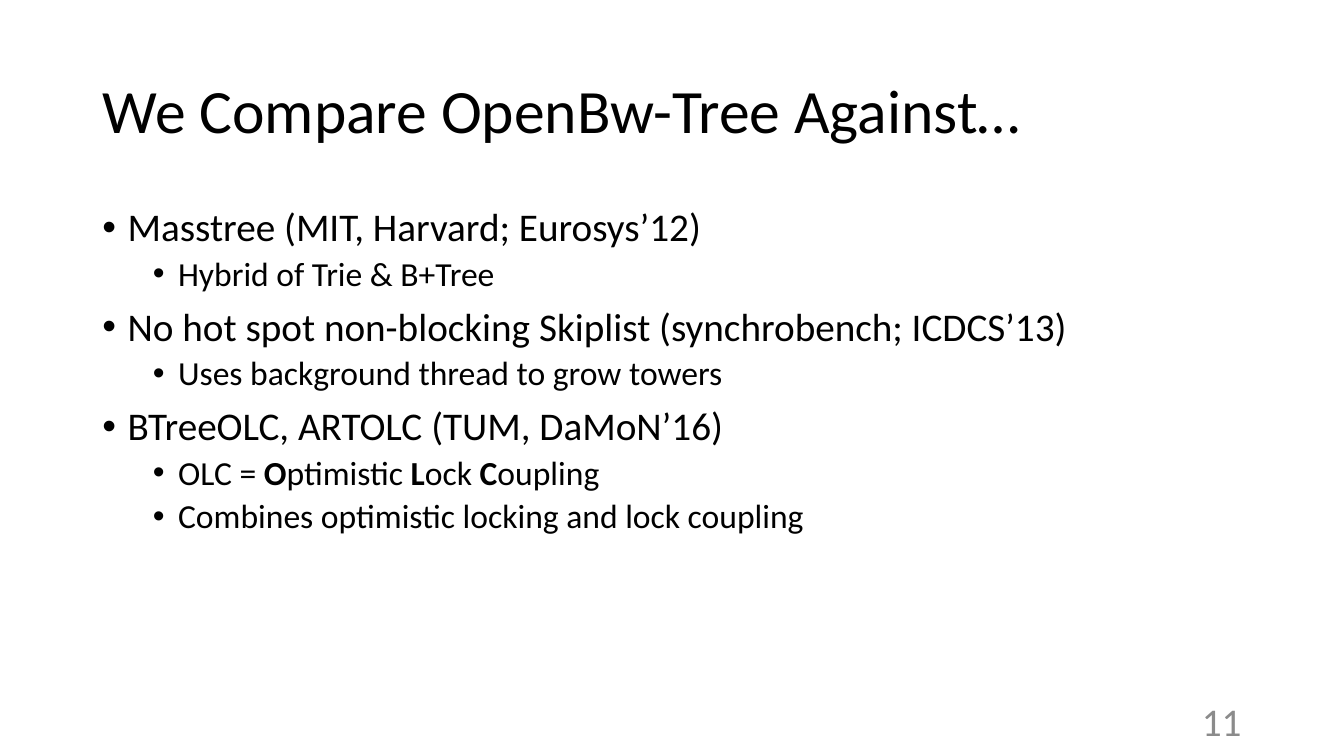
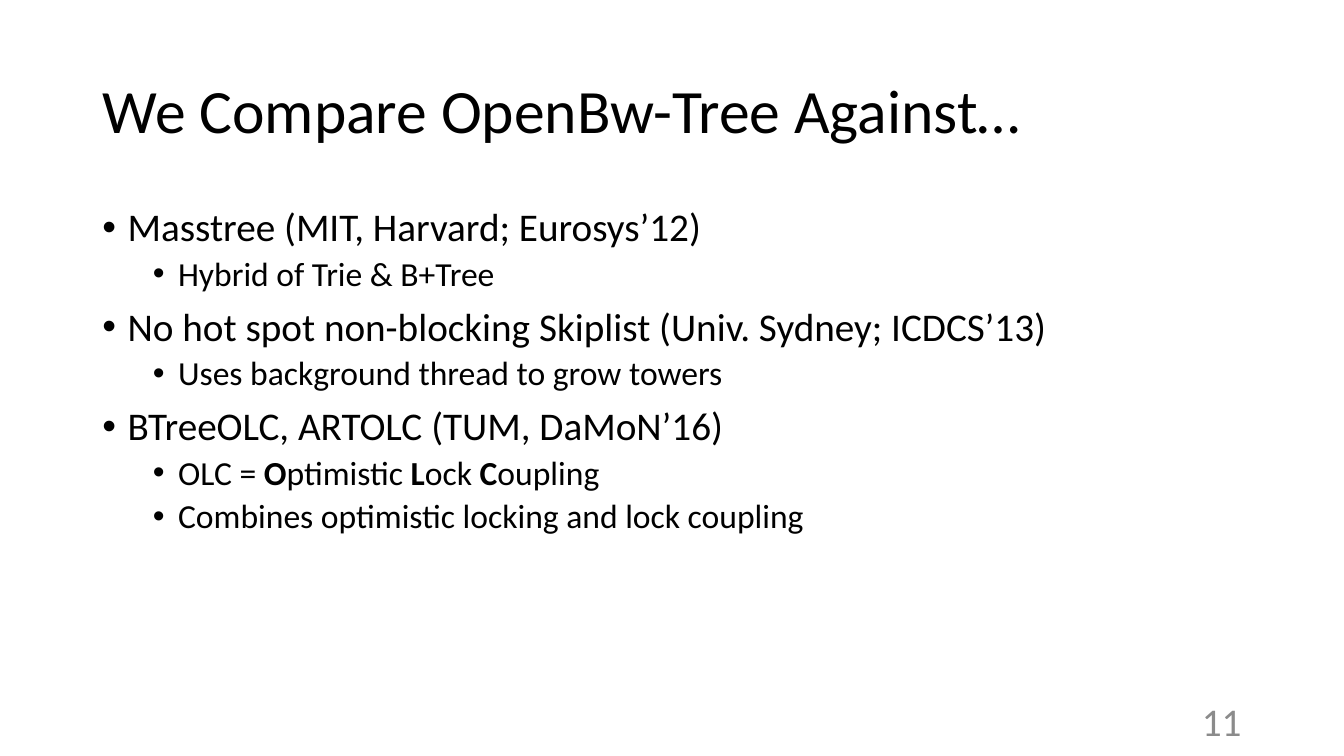
Before and after one commit to wangziqi2013/BwTree, a slide deck: slide 11 of SIGMOD 2018.pptx. Drawn at 1344x756 pixels with LibreOffice and Linux fonts; fonts in the diff are those of the drawing. Boxes give left, top, right and bottom in pixels: in the first picture for what was removed or moved away, otherwise in the second. Text is boxed around its words. In the diff, an @@ line names an element or a change of style, - is before the commit and + after.

```diff
--- a/SIGMOD 2018.pptx
+++ b/SIGMOD 2018.pptx
@@ text at (x1=128, y1=312, x2=1046, y2=348): text changed @@
-• No hot spot non-blocking Skiplist (synchrobench; ICDCS’13)
+• No hot spot non-blocking Skiplist (Univ. Sydney; ICDCS’13)
```
Also in this commit, not shown: 10 other slides changed, 1 slide added, 1 slide removed.
